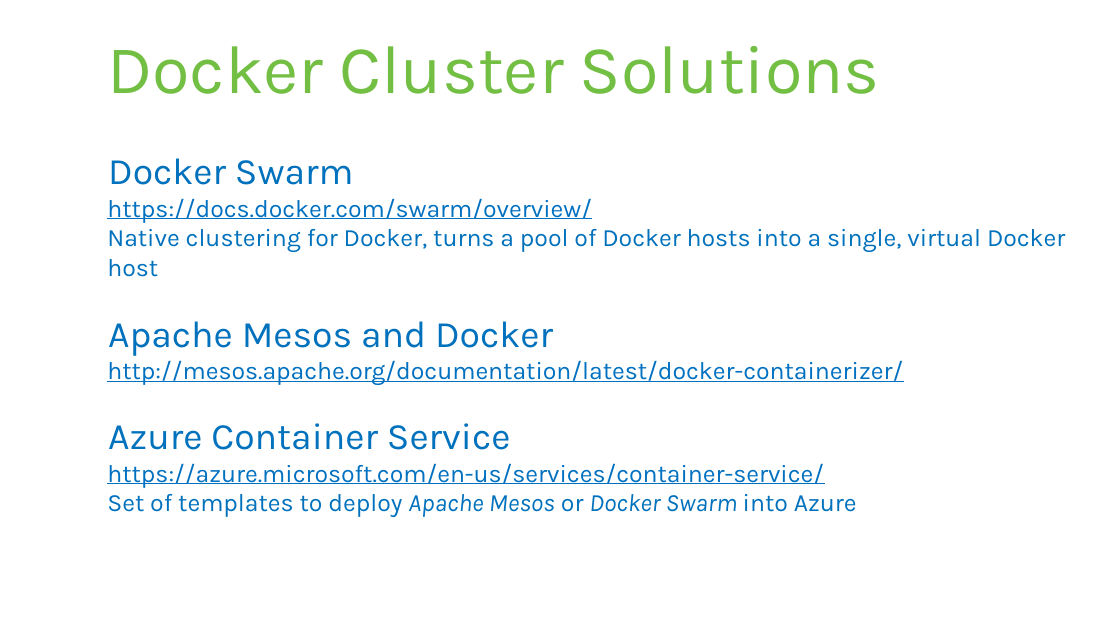
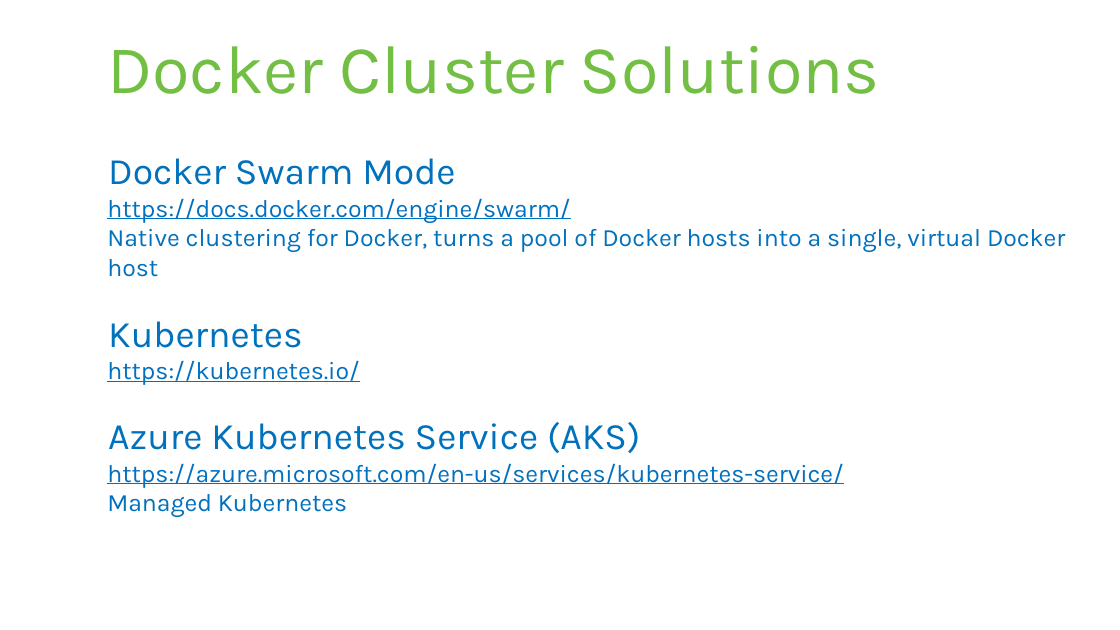
Before and after one commit to rstropek/DockerVS2015Intro, a slide deck: slide 15 of slides/Docker-Workshop.pptx (slide 17 before the commit). Drawn at 1120x630 pixels with LibreOffice and Linux fonts; fonts in the diff are those of the drawing. Boxes give left, top, right and bottom in pixels: in the first picture for what was removed or moved away, otherwise in the second. Text is boxed around its words. In the diff, an @@ line names an element or a change of style, - is before the commit and + after.

```diff
--- a/slides/Docker-Workshop.pptx
+++ b/slides/Docker-Workshop.pptx
@@ text at (107,158,570,222): text changed @@
-Docker Swarm
-  https://docs.docker.com/swarm/overview/
+Docker Swarm Mode
+  https://docs.docker.com/engine/swarm/
@@ text at (107,321,844,517): text changed @@
-Apache Mesos and Docker
-  http://mesos.apache.org/documentation/latest/docker-containerizer/
-Azure Container Service
-  https://azure.microsoft.com/en-us/services/container-service/
-  Set of templates to deploy Apache Mesos or Docker Swarm into Azure
+Kubernetes
+  https://kubernetes.io/
+Azure Kubernetes Service (AKS)
+  https://azure.microsoft.com/en-us/services/kubernetes-service/
+  Managed Kubernetes
```
Also in this commit, not shown: 15 other slides changed, 4 slides added, 6 slides removed, 4 other files.
